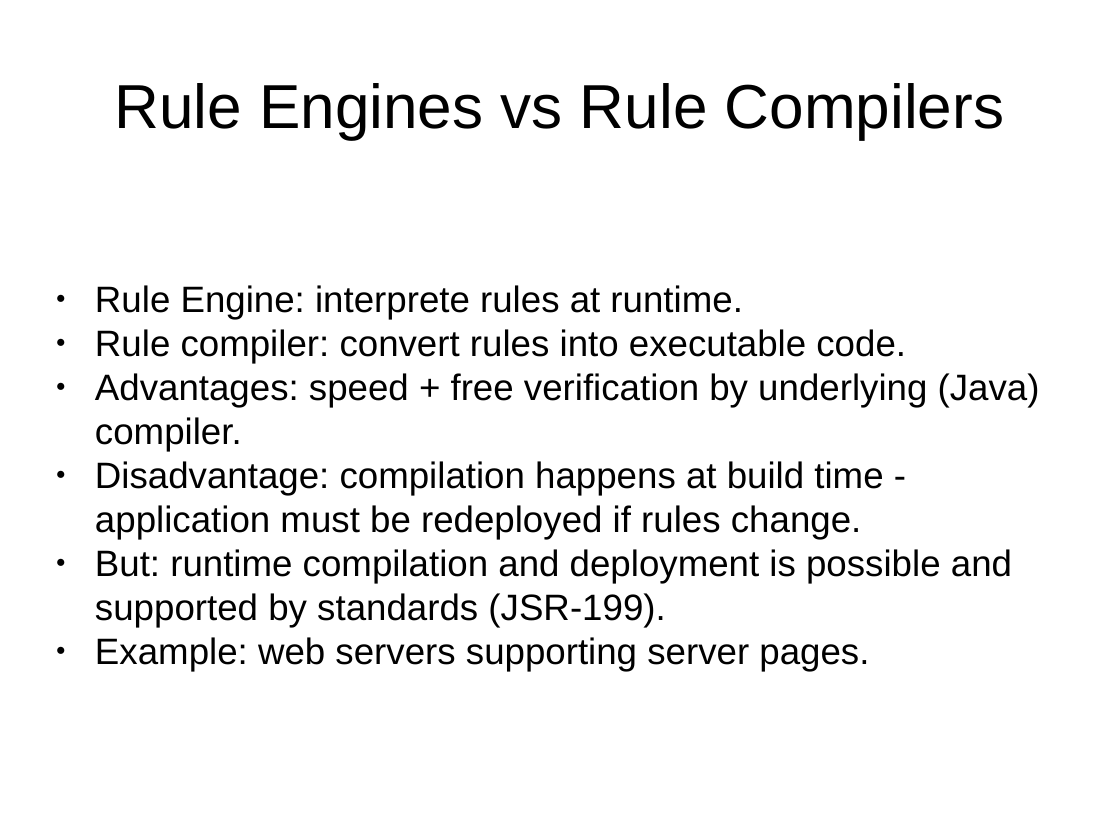
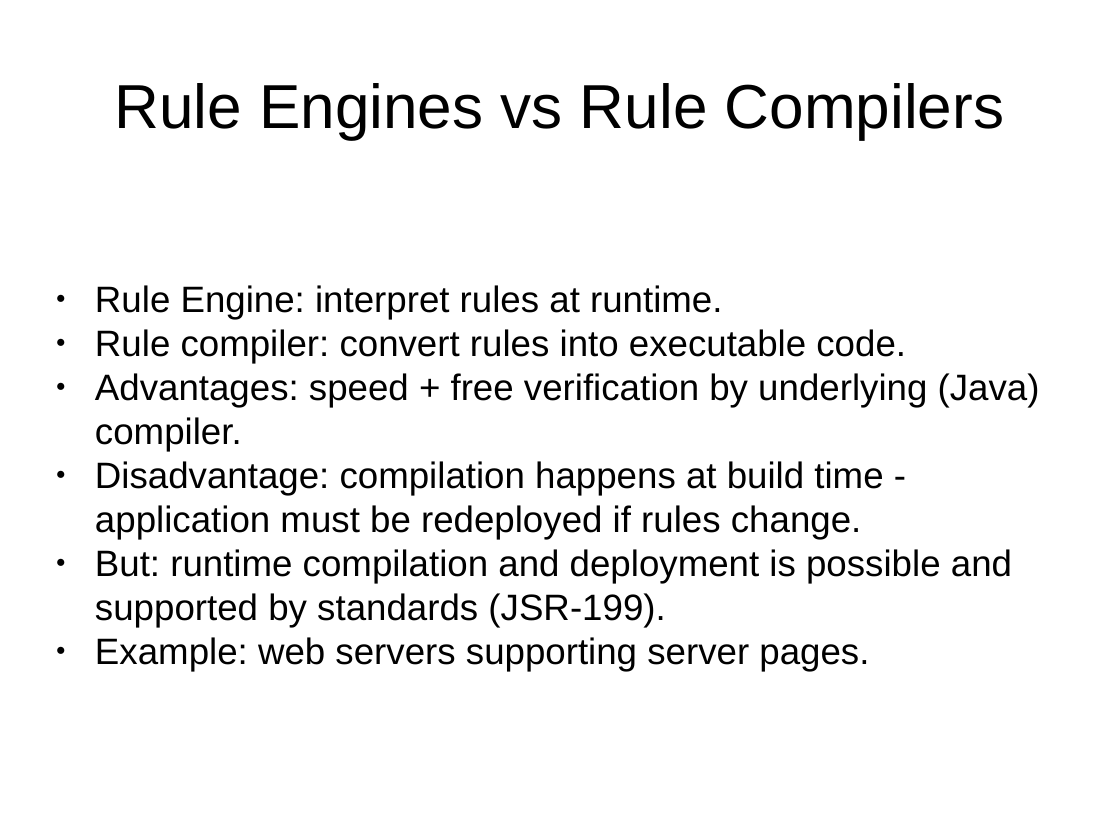
Before and after one commit to Koulio/take, a slide deck: slide 3 of RuleML2007_challenge/presentation/take.odp. Drawn at 1120x840 pixels with LibreOffice and Linux fonts; fonts in the diff are those of the drawing. Boxes give left, top, right and bottom in pixels: in the first picture for what was removed or moved away, otherwise in the second. Text is boxed around its words. In the diff, an @@ line names an element or a change of style, - is before the commit and + after.

```diff
--- a/RuleML2007_challenge/presentation/take.odp
+++ b/RuleML2007_challenge/presentation/take.odp
@@ subtitle at (95,285,722,319): text changed @@
-● Rule Engine: interprete rules at runtime.
+● Rule Engine: interpret rules at runtime.
```
Also in this commit, not shown: 5 other slides changed, 1 other file.
